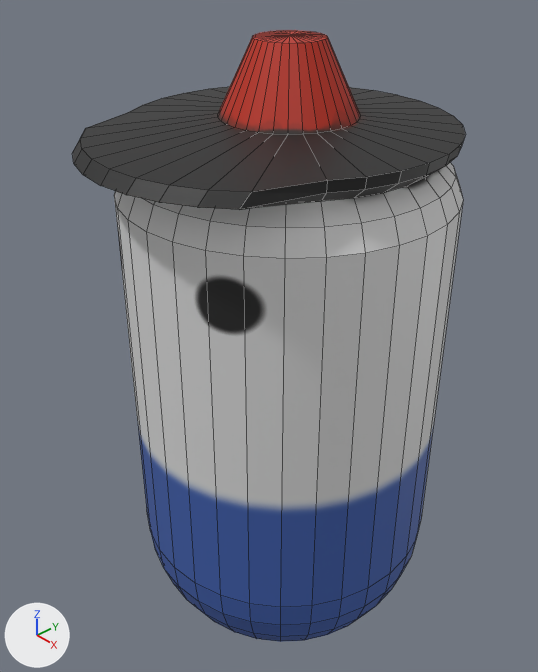
Before and after pictures for a commit that changed the Blender file 3d-game/Art/player.blend.
One viewpoint serves both versions: a camera (50 mm lens) standing at (2.94, -2.88, 1.67) and looking at (-0.13, -0.03, -0.85). Every picture has the same lights, and +X, +Y and +Z are marked at lower left. Mesh edges are drawn as thin lines.

Objects in the first picture: 'Player'.
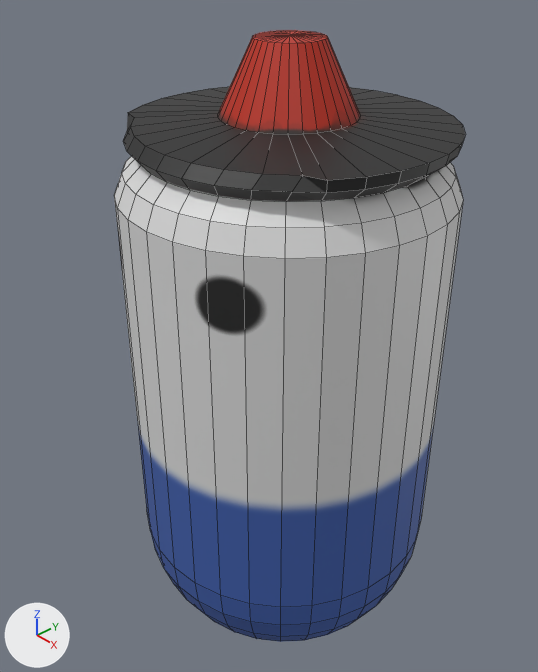
Pixel boxes (x1, y1, x2, y2) of what changed, in the pictures (538 x 672 px; the box of a moved part takes in the faces that stretch with it):
'Player', reshaped (11% narrower)
    before: (72, 30, 465, 642)
    after: (114, 30, 465, 642)
part 1 of me_sphere, moved or reshaped
    before: (72, 110, 327, 209)
    after: (123, 110, 327, 202)

The change, as a diff of the scene's bpy script:
```diff
--- a/3d-game/Art/player.blend.py
+++ b/3d-game/Art/player.blend.py
@@ me_sphere @@
 me_sphere.from_pydata(...)  # 482 vertices, 512 faces; spans x -1.0..1.0, y -1.2..1.0, z -3.18..1.01
 # used by ob_player; location = (0.0, 0.0, 0.0)
+# me_sphere part 1: all 18 vertices in x -0.67..0.67, y -1.2..-0.87, z 0.49..0.55 are moved by (0.0, 0.31, 0.0)
 me_sphere.materials.append(mat_player)
```
